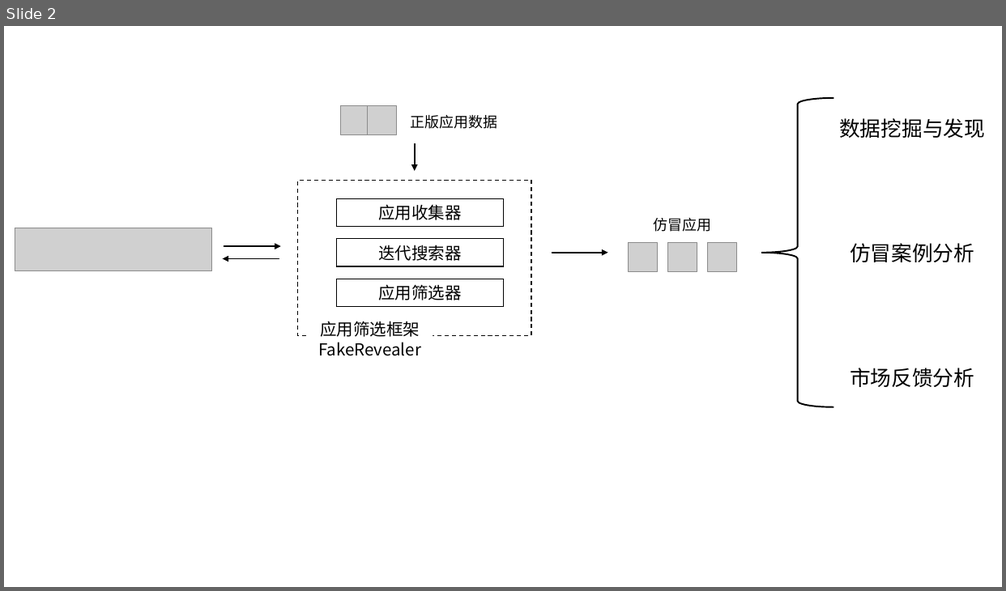
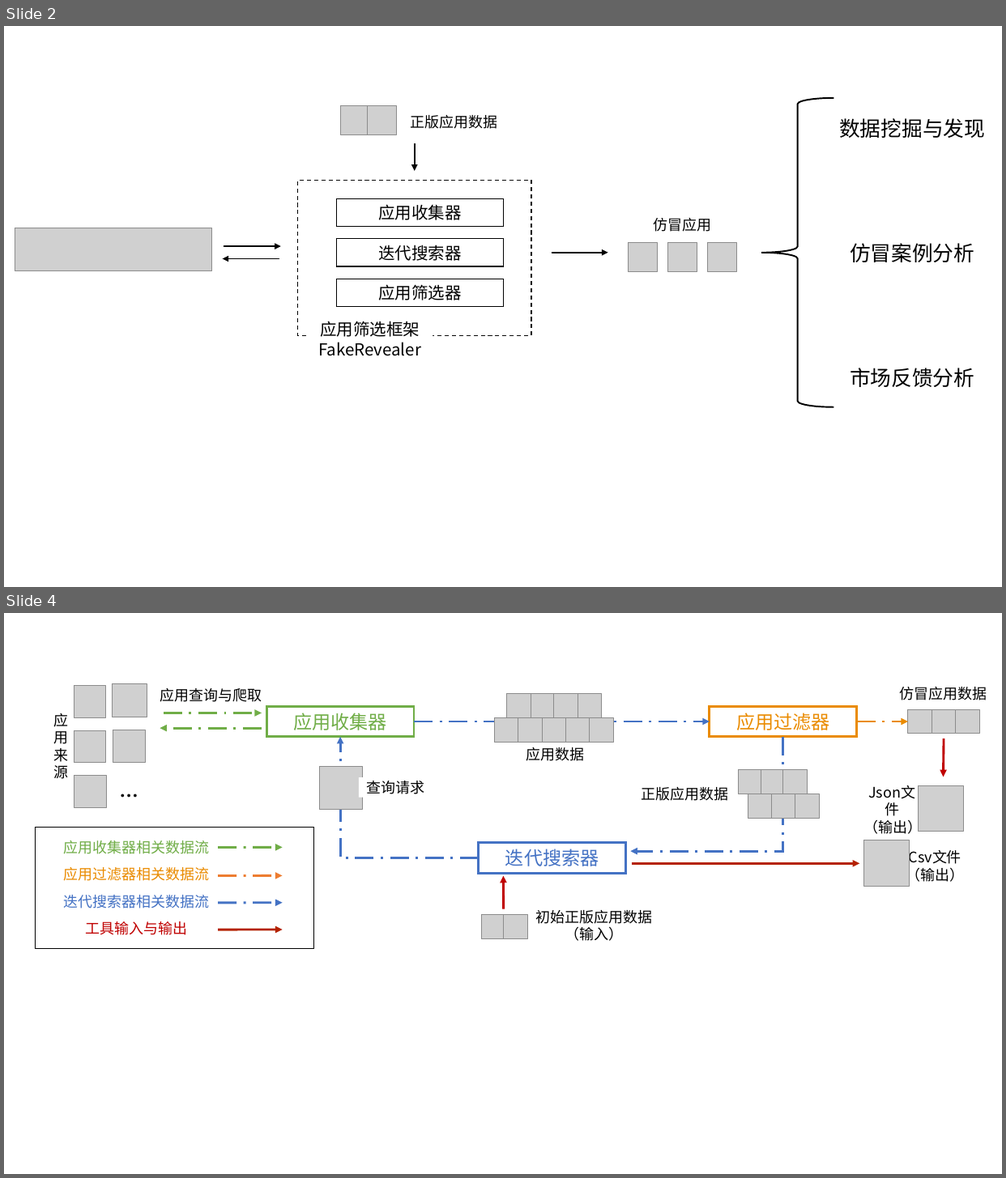
Before and after one commit to miniminiwhite/master-thesis, a slide deck: edwin_2019/Figures/edwin-overview.pptx. Shown one above the other, each under a label of ours: slide 2 before the commit, slides 2 and 4 after it; the slides between them are not shown. The pictures are 1006x591 and 1006x1178 pixels, drawn with LibreOffice and Linux fonts; fonts in the diff are those of the drawing; grey boxes stand for pictures. Boxes give left, top, right and bottom in pixels: in the first picture for what was removed or moved away, otherwise in the second. Text is boxed around its words. In the diff, an @@ line names an element or a change of style, - is before the commit and + after.

```diff
--- a/edwin_2019/Figures/edwin-overview.pptx
+++ b/edwin_2019/Figures/edwin-overview.pptx
@@ slide 4 added at box(4, 613, 1002, 1174), background #FFFFFF @@
@@ group added at box(74, 683, 147, 820): 5 pictures, 1 text @@
+…
@@ text added at box(160, 688, 262, 702), 14 pt, text #000000 @@
+应用查询与爬取
@@ rectangle added at box(266, 707, 414, 737), fill #FFFFFF, outline #70AD47 2.25 pt, 18 pt, text #70AD47 @@
+应用收集器
@@ rectangle added at box(710, 707, 858, 737), fill #FFFFFF, outline #EA8B00 2.25 pt, 18 pt, text #EA8B00 @@
+应用过滤器
@@ text added at box(900, 687, 987, 700), 14 pt, text #000000 @@
+仿冒应用数据
@@ picture added at box(908, 709, 932, 734) @@
@@ picture added at box(931, 709, 956, 734) @@
@@ picture added at box(956, 709, 979, 734) @@
@@ arrow added from (262, 728) to (160, 728), #70AD47 2.25 pt dashed @@
@@ arrow added from (164, 713) to (262, 713), #70AD47 2.25 pt dashed @@
@@ arrow added from (414, 722) to (710, 722), #4472C4 2.25 pt dashed @@
@@ group added at box(494, 694, 616, 765): 9 pictures, 1 rectangle @@
+应用数据
@@ arrow added from (857, 722) to (908, 722), #EA8B00 2.25 pt dashed @@
@@ rectangle added at box(50, 736, 62, 756), fill #FFFFFF, 14 pt, text #000000 @@
+应用来源
@@ elbow arrow added from (479, 858) to (340, 736), #4472C4 2.25 pt dashed @@
@@ elbow arrow added from (783, 736) to (631, 851), #4472C4 2.25 pt dashed @@
@@ arrow added from (944, 739) to (944, 777), #C00000 2.25 pt @@
@@ picture added at box(319, 766, 363, 810) @@
@@ text added at box(367, 781, 425, 794), 14 pt, text #000000 @@
+查询请求
@@ group added at box(641, 770, 819, 818): 6 pictures, 1 text @@
+正版应用数据
@@ picture added at box(918, 786, 964, 832) @@
@@ text added at box(863, 817, 922, 834), 14 pt, text #000000 @@
+Json文件
+（输出）
@@ rectangle added at box(479, 843, 626, 874), fill #FFFFFF, outline #4472C4 2.25 pt, 18 pt, text #4472C4 @@
+迭代搜索器
@@ picture added at box(864, 841, 910, 886) @@
@@ text added at box(906, 848, 964, 884), 14 pt, text #000000 @@
+Csv文件
+（输出）
@@ group added at box(481, 875, 661, 939): 2 pictures, 1 rectangle, 1 arrow @@
+初始正版应用数据
+（输入）
@@ arrow added from (632, 864) to (859, 864), #B42200 2.25 pt @@
@@ group added at box(35, 827, 313, 948): 4 texts, 4 arrows, 1 rectangle @@
+应用收集器相关数据流
+应用过滤器相关数据流
+迭代搜索器相关数据流
+工具输入与输出
```
Also in this commit, not shown: 1 slide changed, 3 other files.
